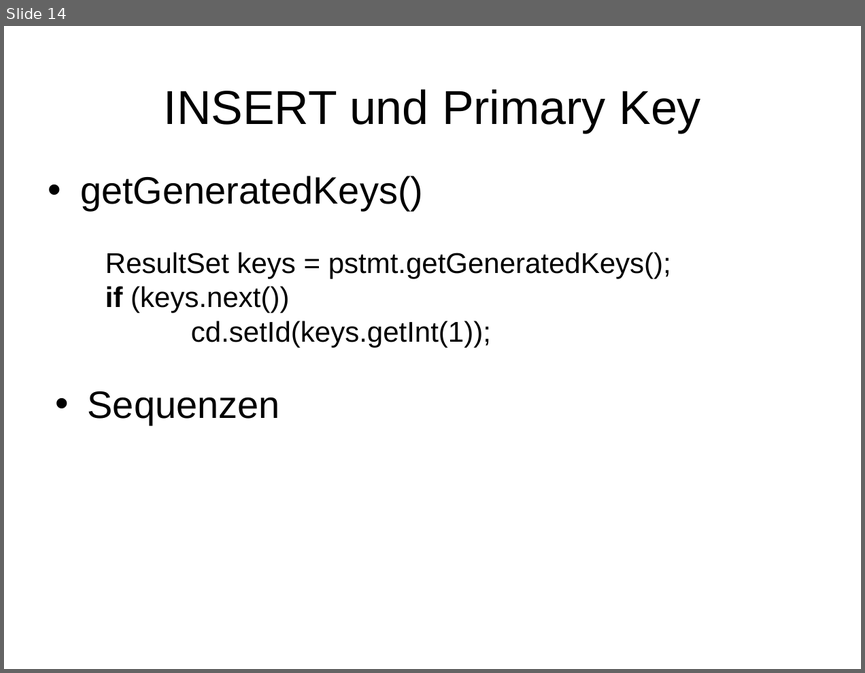
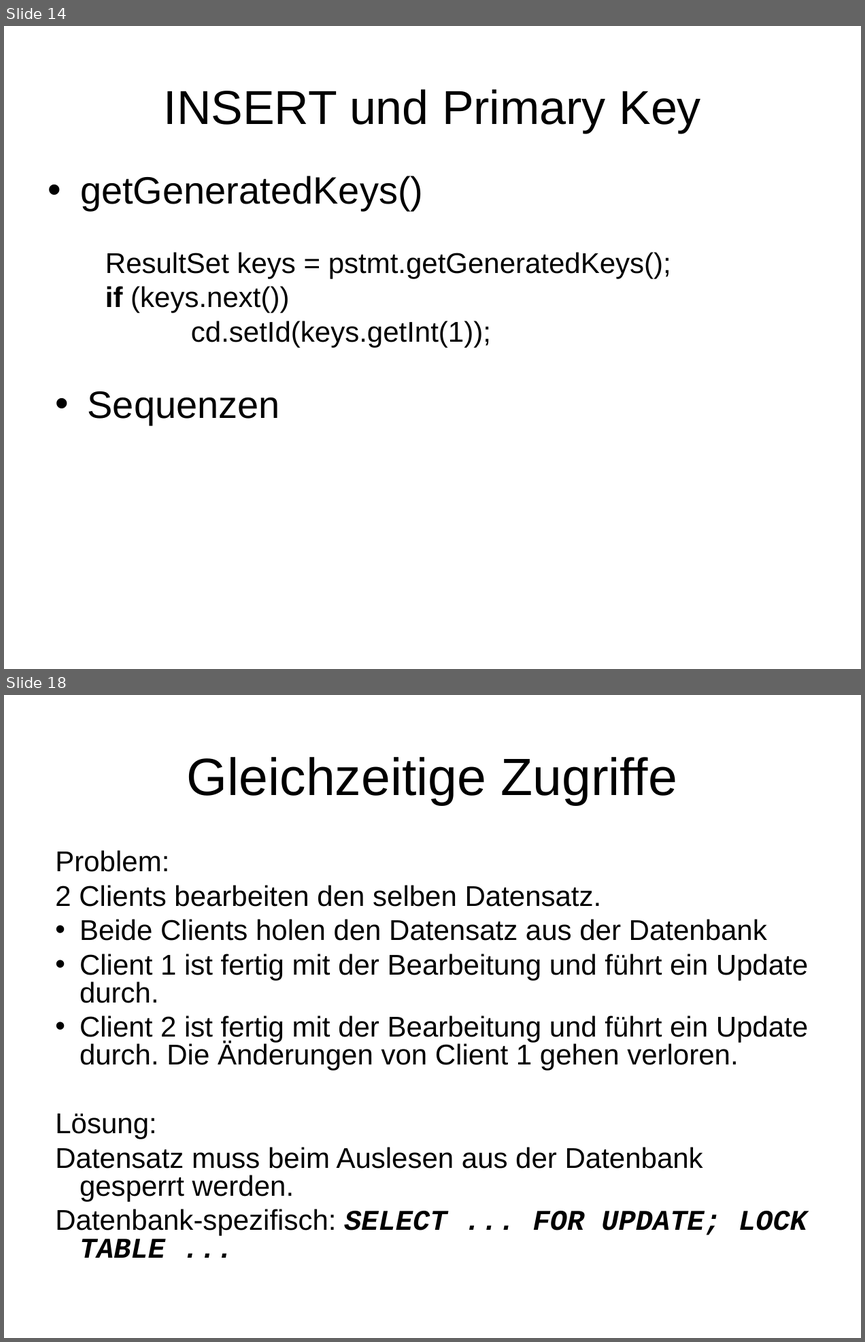
Before and after one commit to radlbauer/pr-gse, a slide deck: wiki/ppt/ORM.ppt. Shown one above the other, each under a label of ours: slide 14 before the commit, slides 14 and 18 after it; the slides between them are not shown. The pictures are 865x673 and 865x1342 pixels, drawn with LibreOffice and Linux fonts; fonts in the diff are those of the drawing. Boxes give left, top, right and bottom in pixels: in the first picture for what was removed or moved away, otherwise in the second. Text is boxed around its words. In the diff, an @@ line names an element or a change of style, - is before the commit and + after.

```diff
--- a/wiki/ppt/ORM.ppt
+++ b/wiki/ppt/ORM.ppt
@@ slide 18 added at box(4, 695, 861, 1338), background #FFFFFF @@
@@ title added at box(187, 757, 677, 805), 44 pt, text #000000 @@
+Gleichzeitige Zugriffe
@@ text added at box(55, 850, 808, 1257), 24 pt, text #000000 @@
+Problem:
+2 Clients bearbeiten den selben Datensatz.
+• Beide Clients holen den Datensatz aus der Datenbank
+• Client 1 ist fertig mit der Bearbeitung und führt ein Update durch.
+• Client 2 ist fertig mit der Bearbeitung und führt ein Update durch. Die Änderungen von Client 1 gehen verloren.
+Lösung:
+Datensatz muss beim Auslesen aus der Datenbank gesperrt werden.
+Datenbank-spezifisch: SELECT ... FOR UPDATE; LOCK TABLE ...
```
Also in this commit, not shown: 1 slide changed, 6 other slides added, 13 other files.
